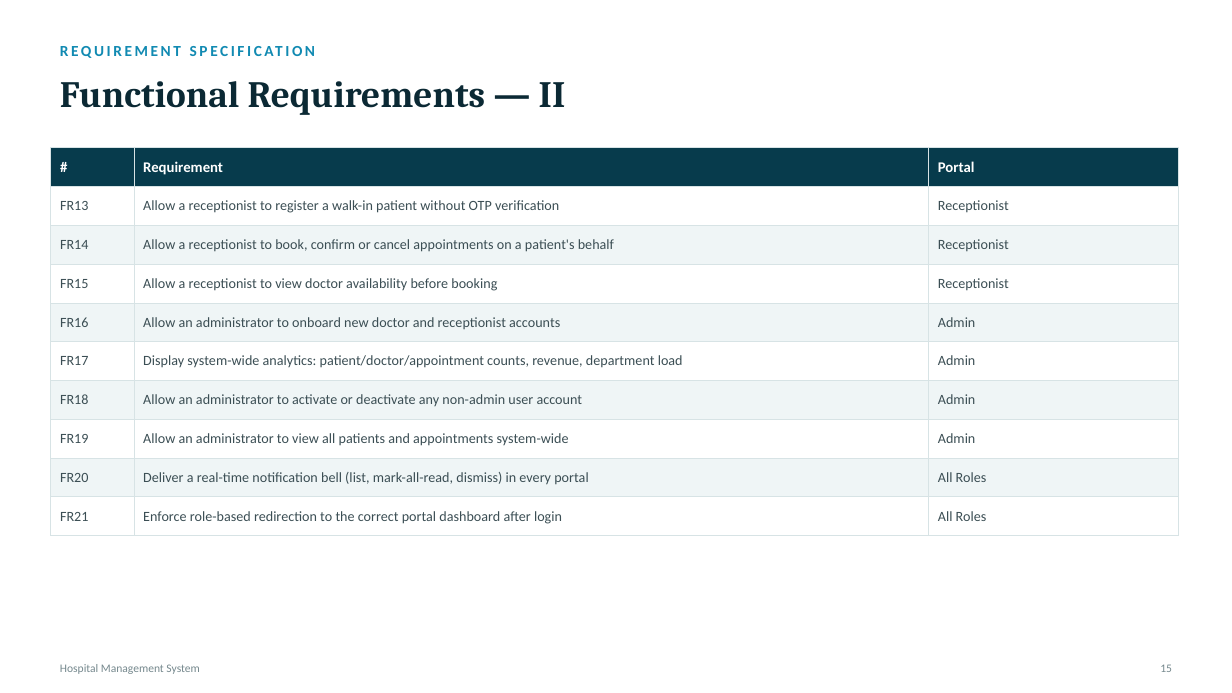
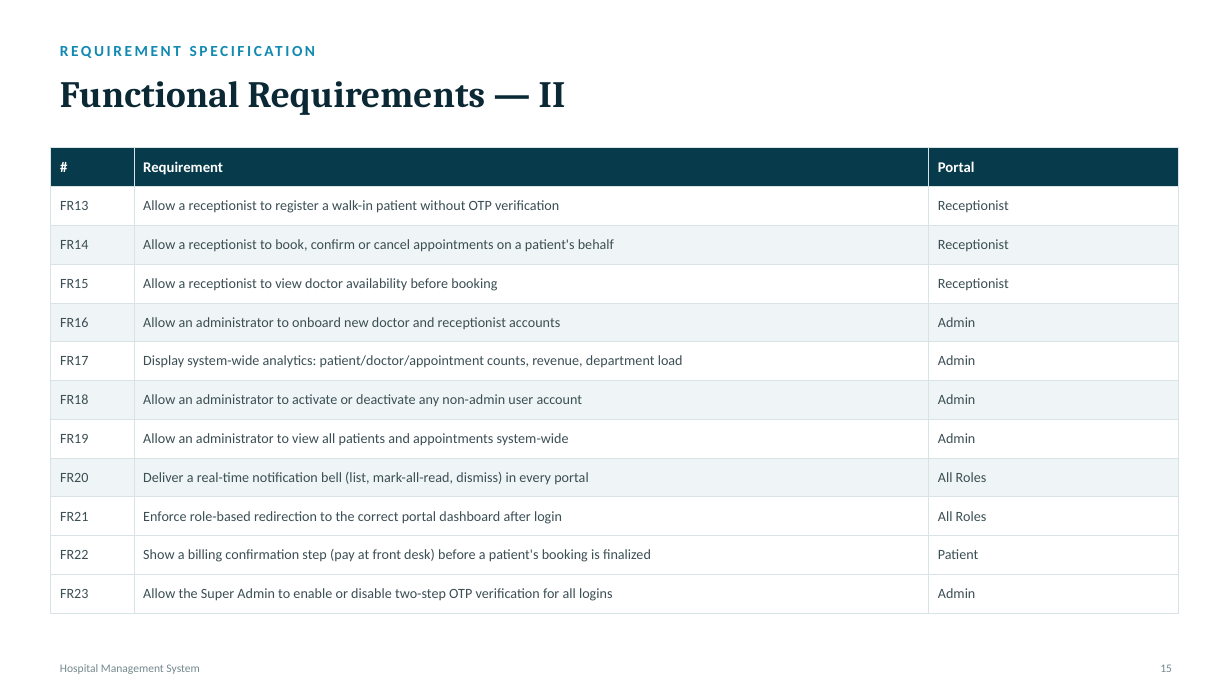
Before and after one commit to lakshitbuilds/Hospital-Management-System, a slide deck: slide 16 of HMS_Project_Presentation.pptx. Drawn at 1232x693 pixels with LibreOffice and Linux fonts; fonts in the diff are those of the drawing. Boxes give left, top, right and bottom in pixels: in the first picture for what was removed or moved away, otherwise in the second. Text is boxed around its words. In the diff, an @@ line names an element or a change of style, - is before the commit and + after.

```diff
--- a/HMS_Project_Presentation.pptx
+++ b/HMS_Project_Presentation.pptx
@@ table at (51, 148, 1178, 614) @@
+row 11: FR22 | Show a billing confirmation step (pay at front desk) before a patient's booking is finalized | Patient
+row 12: FR23 | Allow the Super Admin to enable or disable two-step OTP verification for all logins | Admin
```
Also in this commit, not shown: 15 other slides changed, 1 slide added, 5 other files.
